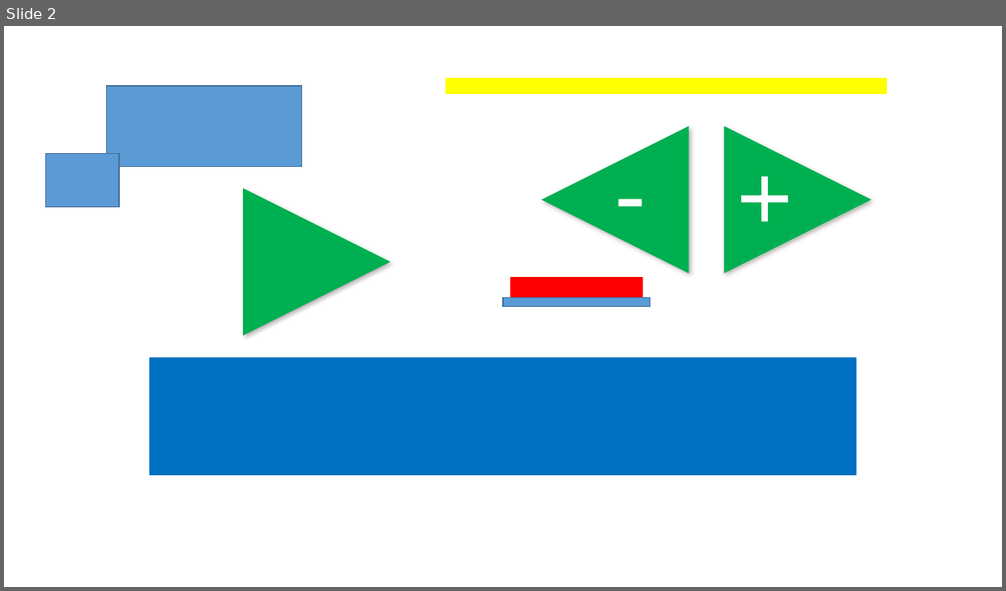
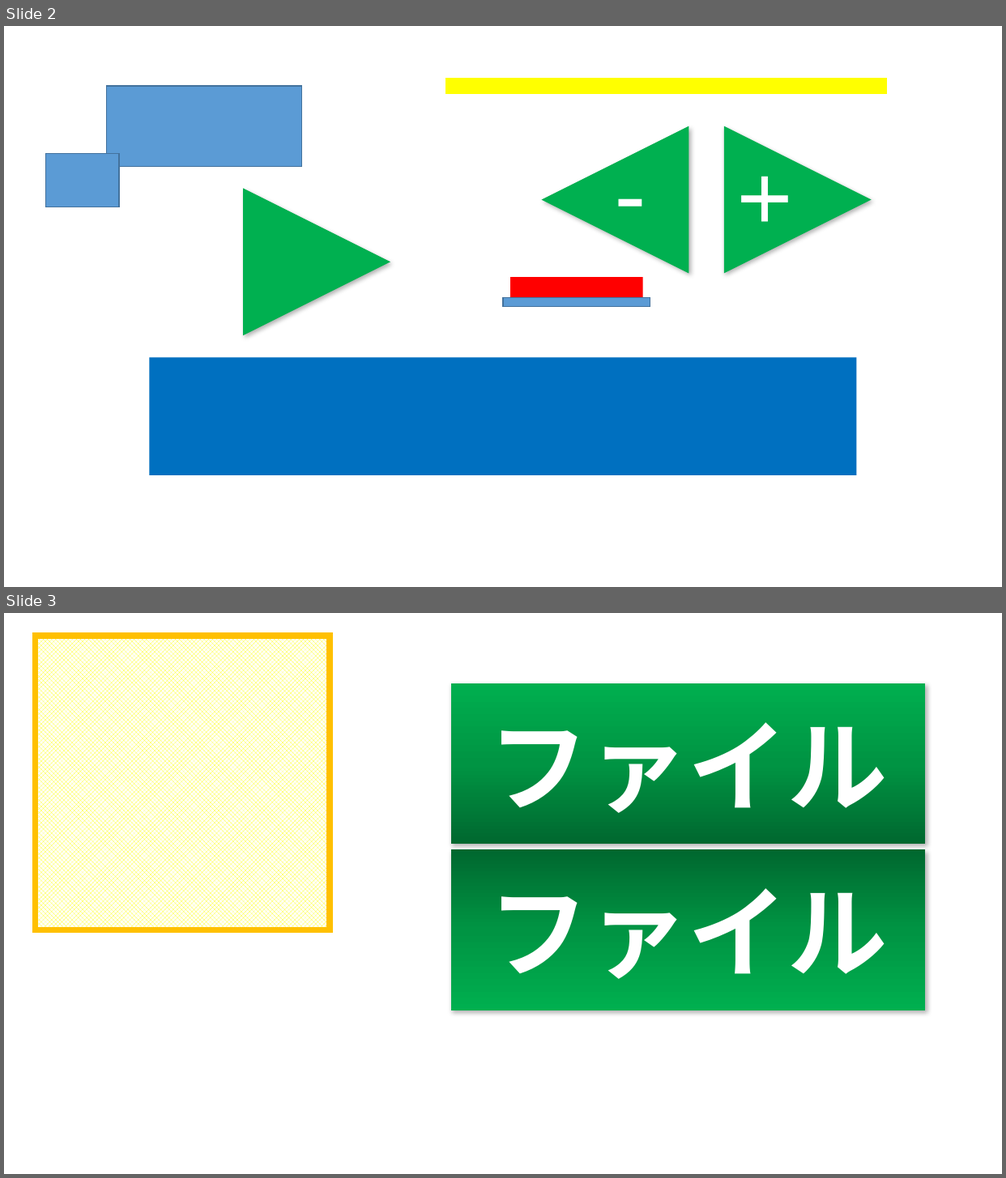
Before and after one commit to CSClub-meikei/Bounce, a slide deck: workspace/graphics [自動保存済み].pptx. Shown one above the other, each under a label of ours: slide 2 before the commit, slides 2 and 3 after it. The pictures are 1006x591 and 1006x1178 pixels, drawn with LibreOffice and Linux fonts; fonts in the diff are those of the drawing. Boxes give left, top, right and bottom in pixels: in the first picture for what was removed or moved away, otherwise in the second. Text is boxed around its words. In the diff, an @@ line names an element or a change of style, - is before the commit and + after.

```diff
--- a/workspace/graphics [自動保存済み].pptx
+++ b/workspace/graphics [自動保存済み].pptx
@@ slide 3 added at bbox=[4, 613, 1002, 1174], background #FFFFFF @@
@@ rectangle added at bbox=[36, 636, 330, 931], fill pattern #FFFF00 on #FFFFFF, outline #FFC000 6 pt @@
@@ rectangle added at bbox=[451, 683, 926, 845], fill gradient #00682F to #009443 to #00B050, 96 pt, text #FFFFFF, bold @@
+ファイル
@@ rectangle added at bbox=[451, 850, 926, 1011], fill gradient #00682F to #009443 to #00B050, 96 pt, text #FFFFFF, bold @@
+ファイル
```
Also in this commit, not shown: 1 slide removed, 10 other files.
